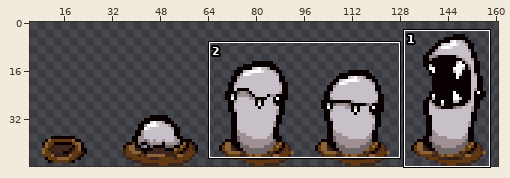
Sprite sheet -- resources/gfx/monsters/rosenberg.png. Above, an overview of the earlier version with the close-up marked.
Close-up. The starting point:
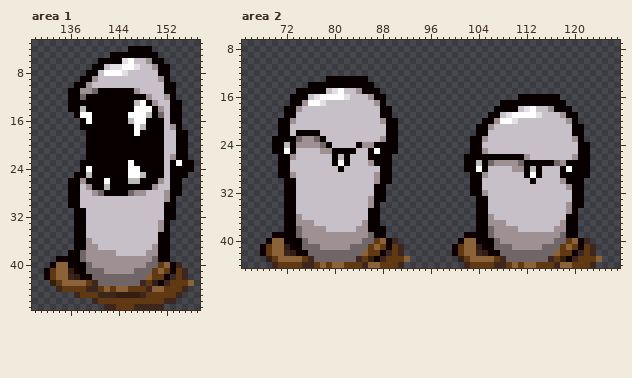
The file is 192x48 pixels. Shown: area 1: x 130..157, y 3..47; area 2: x 65..127, y 7..44. The wide view leaves out empty margins.
After:
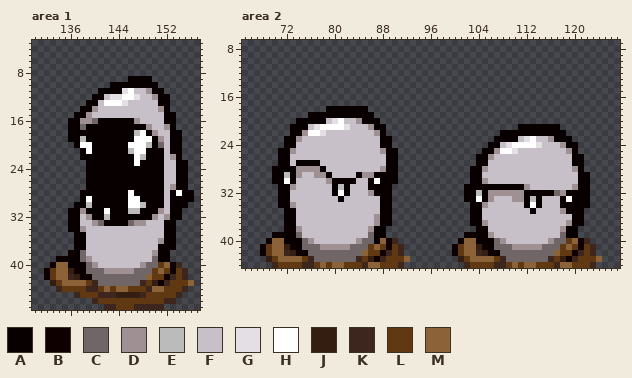
Palette (. is transparent): A #080000  B #0e0000  C #706567  D #9e9093  E #bbbbbb  F #c7c0c8  G #e4dee5  H #ffffff  J #341d11  K #3c261e  L #603913  M #8c6239
Difference:
Area 1:
y 4: x 146..149 AAAA -> ....
y 5: x 143..150 AAAAAAAA -> ........
y 6: x 141..151 AAAAGHFFDAA -> ...........
y 7: x 140..152 AAFGGHHGFFDAA -> .............
y 8: x 139..152 AAFHHHGFFFFFAA -> ..............
y 9: x 138..152 AADFFFFFFFFFFDA -> ........AAAA...
y 10: x 137..153 AADFFFFFFFFFFFFAA -> ......AAAAAAAA...
y 11: x 136..140 AADDC -> .....; x 145..147 AAD -> GHF; x 149..153 FFFAA -> DAA..
y 12: x 136..139 AACA -> ....; x 142..153 AAAAAAADFFDA -> FGGHHGFFDAA.
y 13: x 136..138 AAA -> ...; x 141..154 AAAAAAEHADFFAA -> FHHHGFFFFFAA..
y 14: x 136..138 AAE -> ..A; x 140..150 AAAAAAAHHHA -> DFFFFFFFFFF; x 152..154 FAA -> A..
y 15: x 138..152 HHAAAAAAHHHEACF -> ADFFFFFFFFFFFFA; x 154 A -> .
y 16: x 136..140 ..AHA -> AADDC; x 146..152 EHHAAAF -> ADFFFFA; x 154 A -> .
y 17: x 136..138 ..A -> AAC; x 147..154 HEAAAFDA -> AADFFDA.
y 18: x 136..138 ... -> AAA; x 147..148 HA -> EH; x 150..151 AA -> DF; x 153 F -> A; x 155 A -> .
y 19: x 136..138 ... -> AAE; x 147..149 AAA -> HHH; x 151 A -> D; x 153 F -> A; x 155 A -> .
y 20: x 137..139 ..A -> AHH; x 146..149 AAAA -> HHHE; x 151 A -> C; x 153 F -> A; x 155 A -> .
y 21: x 138..139 .A -> AH; x 146..148 AAA -> EHH; x 153 F -> A; x 155 A -> .
y 22: x 138 . -> A; x 147..148 AA -> HE; x 155 A -> .
y 23: x 138 A -> .; x 146..147 HA -> AH; x 153..154 AH -> FA; x 156 A -> .
y 24: x 138..139 AH -> .A; x 146..147 HH -> AA; x 153 A -> F; x 156 A -> .
y 25: x 137..139 AAE -> ..A; x 146..148 HHE -> AAA; x 153 A -> F
y 26: x 136..138 AAD -> ...; x 142 H -> A; x 146..147 EE -> AA; x 151 D -> A; x 153 A -> F; x 155 . -> A
y 27: x 136..139 AAFD -> ...A; x 142 E -> A; x 150..151 DF -> AA; x 153 A -> D; x 155 . -> A
y 28: x 136..141 AAFFDC -> ..AAAA; x 146..152 CDDFFFD -> HAAAAAF; x 154..156 A.. -> HAA
y 29: x 136..152 AAFFFFFFFFFFFFFFD -> ..AHAAAAAAHHAAAAF; x 154..156 ... -> AAA
y 30: x 136 A -> .; x 138..152 FFFFFFFFFFFFFFA -> AEAAAAAAHHEAAAF; x 154..155 .. -> AA
y 31: x 136 . -> A; x 138..152 AFFFFFFFFFFFFFA -> DAAAHAAAEEAAADF; x 154 . -> A
y 32: x 136 . -> A; x 138..150 AFFFFFFFFFFFF -> FDAAEAAAAAAAD; x 152 A -> D; x 154 . -> A
y 33: x 136 . -> A; x 138 A -> F; x 140..148 FFFFFFFFF -> DCAAAACDD; x 151 D -> F; x 153 . -> A
y 34: x 136 . -> A; x 138 A -> D; x 151 D -> F; x 153 . -> A
y 35: x 151 A -> F; x 153 . -> A
y 36: x 139 D -> F; x 151 A -> D; x 153 . -> A
y 37: x 139..140 DD -> FF; x 150 D -> F; x 153 . -> A
y 38: x 139..143 DDDDD -> FFFFF; x 149 D -> F
y 39: x 140..149 DDDDDDDDDD -> FFFFFFFFFF
y 40: x 141..147 DDDDDDD -> FFFFFFF
Area 2:
y 13: x 79..85 AAAAAAA -> .......
y 14: x 76..86 AAAAAAAAAAA -> ...........
y 15: x 74..87 AAAAAFGHFFDAAA -> ..............
y 16: x 73..88 AAAFGHHHHGFFFDAA -> ................; x 111..117 AAAAAAA -> .......
y 17: x 73..88 AADHHGFFFFFFFFDA -> ................; x 108..118 AAAAAAAAAAA -> ...........
y 18: x 72..89 AADFFFFFFFFFFFFFAA -> .......AAAAAAA....; x 107..119 AAAAFGHFFDAAA -> .............
y 19: x 72..89 AAFFFFFFFFFFFFFFAA -> ....AAAAAAAAAAA...; x 106..120 AAFGHHHHGFFFDAA -> ...............
y 20: x 71..78 AADFFFFF -> ...AAAAA; x 80..81 FF -> GH; x 84..90 FFFFDAA -> DAAA...; x 105..120 AADHHGFFFFFFFFDA -> ................
y 21: x 71..75 AAFFF -> ..AAA; x 77..82 FFFFFF -> GHHHHG; x 86..90 FFFAA -> DAA..; x 104..121 AADFFFFFFFFFFFFFAA -> .......AAAAAAA....
y 22: x 71..73 AAF -> ..A; x 75..78 AAAF -> DHHG; x 87..90 FFAA -> DA..; x 104..121 AAFFFFFFFFFFFFFFAA -> ....AAAAAAAAAAA...
y 23: x 70..71 AA -> ..; x 74..78 CDDCA -> DFFFF; x 88 D -> A; x 90 A -> .; x 103..110 AADFFFFF -> ....AAAA; x 112..113 FF -> GH; x 116..121 FFFFDA -> DAAA..
y 24: x 70..72 AAE -> ..A; x 74..79 DDDDCA -> FFFFFF; x 84..87 ADDA -> FFFF; x 90 A -> .; x 103..107 AAFFF -> ...AA; x 109..114 FFFFFF -> GHHHHG; x 118..122 FFFAA -> DAA..
y 25: x 70 A -> .; x 72..73 HA -> AD; x 78..83 DDAAAA -> FFFFFF; x 86..88 AHA -> FFD; x 103..110 AADFFFFF -> ..AADHHG; x 119..122 FFAA -> DA..
y 26: x 73 D -> F; x 80..82 AEA -> FFF; x 86..88 AAA -> FFF; x 90 . -> A; x 102..103 AA -> ..; x 106..112 AAAAAAD -> DFFFFFF; x 120 D -> A; x 122 A -> .
y 27: x 74..77 FFFF -> AAAA; x 80..82 AHA -> FFF; x 86..88 DAA -> FFF; x 90 . -> A; x 102..104 AAE -> ..A; x 106..119 CDDDDCAAAAACDA -> FFFFFFFFFFFFFF; x 122 A -> .
y 28: x 70 . -> A; x 73..78 FFFFFF -> ADDDDA; x 81 A -> F; x 88 A -> D; x 90 . -> A; x 102 A -> .; x 104..105 HA -> AD; x 110..114 DDAEA -> FFFFF; x 118..120 AHA -> FFD; x 122 A -> .
y 29: x 70 . -> A; x 72..74 ADF -> EAD; x 77..79 FFF -> DDA; x 84..87 FFFD -> ADDA; x 90 . -> A; x 105 D -> F; x 112..114 AHA -> FFF; x 118..120 AAA -> FFF
y 30: x 70..72 ..A -> AAH; x 79..83 FFFFF -> DAAAA; x 86..87 FD -> AH; x 90 . -> A; x 105 F -> D; x 113 A -> F; x 118..120 DAA -> FFF; x 122 . -> A
y 31: x 71 . -> A; x 73 A -> D; x 80..82 FFF -> AEA; x 86 F -> A; x 89 . -> A; x 102 . -> A; x 105..112 FFFFFFFF -> AAAAAAAD; x 119..120 DA -> FD; x 122 . -> A
y 32: x 71 . -> A; x 73 A -> F; x 80..82 FFF -> AHA; x 86 F -> D; x 89 . -> A; x 102 . -> A; x 104..119 ADFFFFFFFFFFFFFF -> EADDDDDDAAAAACDA; x 122 . -> A
y 33: x 71 . -> A; x 73 A -> F; x 81 F -> A; x 86..87 DA -> FF; x 89 . -> A; x 102..104 ..A -> AAH; x 106 F -> D; x 110..114 FFFFF -> DDAEA; x 118..119 FF -> AH; x 122 . -> A
y 34: x 71 . -> A; x 73 A -> D; x 86..89 DA.. -> FFAA; x 103 . -> A; x 105 A -> D; x 112..114 FFF -> AHA; x 118..119 FD -> AA; x 122 . -> A
y 35: x 86..89 AA.. -> FFAA; x 103 . -> A; x 105 A -> F; x 113 F -> A; x 118..119 FD -> DA; x 121 . -> A
y 36: x 74 D -> F; x 86..89 AA.. -> FDAA; x 103 . -> A; x 105..106 AD -> FF; x 119 A -> F; x 121 . -> A
y 37: x 74..76 DDD -> FFF; x 85..89 DAA.. -> FFDAA; x 103 . -> A; x 105..108 ADDD -> DFFF; x 118..119 DA -> FD; x 121 . -> A
y 38: x 74..78 CDDDD -> DFFFF; x 84..86 DDA -> FFD; x 106..110 CDDDD -> FFFFF; x 117 D -> F
y 39: x 75..85 DDDDDDDDDDD -> FFFFFFFFFFF; x 106..117 CDDDDDDDDDDD -> DFFFFFFFFFFF
y 40: x 77..83 DDDDDDD -> FFFFFFF; x 87 L -> A; x 109..115 DDDDDDD -> FFFFFFF
Changed places in both close-ups, as pixel boxes (x1, y1, x2, y2):
changed: (68, 46, 194, 268)
changed: (272, 76, 398, 244)
changed: (464, 94, 590, 244)
